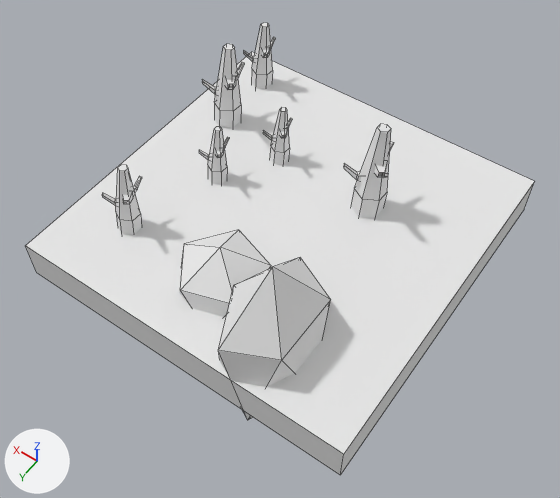
Two versions of the OBJ model Models/3_2.obj, one commit apart.
One viewpoint serves both versions: a 50 mm lens placed at (-1.58, 2.29, 3.35), pointed at (-0.04, 0.14, -0.03). The axes (+X, +Y, +Z) are drawn at lower left. The lights are the same throughout. Mesh edges are drawn as thin lines. Where no turn or scale is listed for an object, it has been applied to the vertices.

Names of what the first picture shows: 'Red_Tile_3'.
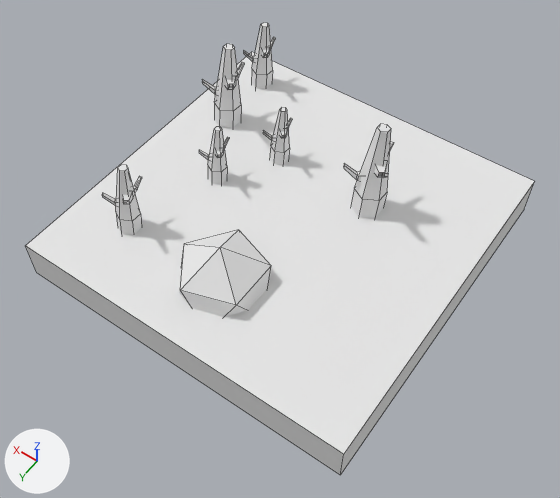
The edits, one by one:
me_red_tile_3 has 356 vertices, 286 faces and spans x -1.0..1.0, y -1.0..1.0, z -0.52..0.68.
me_red_tile_3 is used by ob_red_tile_3; location (0.0, 0.0, 0.0).
me_red_tile_3 part 1: the loose piece of 12 vertices spanning x -0.62..-0.16, y 0.36..1.0, z -0.52..0.67 is deleted.

Changed parts and their boxes (x1, y1, x2, y2) in the pictures (560 x 498 px):
part 1 of me_red_tile_3, deleted
    before: (218, 258, 331, 420)
